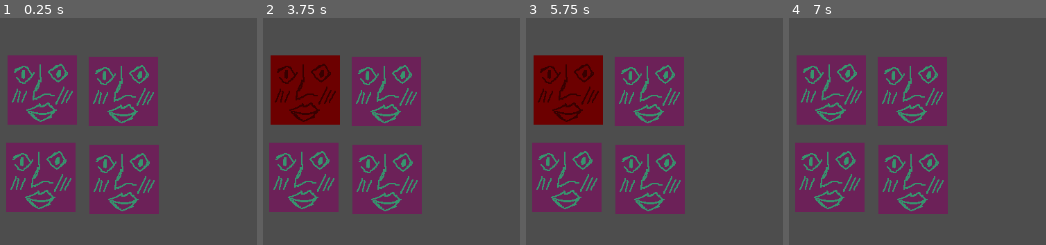
Above: before the commit, frames 1-4 (left to right).
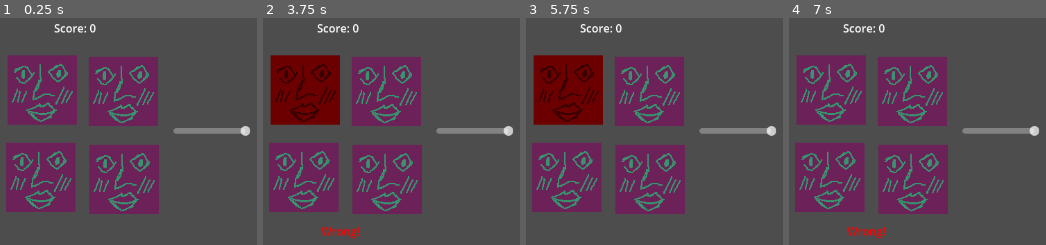
Above: after the commit, the same moments.

Repository: Tejuay/music-game
Game: Godot game, scene res://Main.tscn
Same seed, same stepped clock (60 frames per second), same inputs: the game is played once before the commit and once after it.
Inputs (mouse positions are in pixels of both pictures, inside the frame that each line leads up to):
- Up to frame 1 (0.25 s): no input
- Up to frame 2 (3.75 s): click (386, 179) at 0.5 s; click (304, 90) at 1.25 s; click (304, 176) at 2 s; click (386, 90) at 2.75 s; click (386, 179) at 3.5 s
- Up to frame 3 (5.75 s): click (567, 90) at 4.25 s; click (567, 176) at 5 s
- Up to frame 4 (7 s): click (912, 90) at 5.75 s; click (912, 179) at 6.5 s

The runs differ from the first frame. In frame 1, 1.1% of the frame differs, in the area x 21-98%, y 2-52%; in frame 2, 1.5%, in the area x 21-98%, y 2-98%; in frame 3, 1.1%; in frame 4, 1.5%.

Commit message:
I added slider, score and player feedback text !

Diff:
--- a/music-game/Main.tscn
+++ b/music-game/Main.tscn
@@ -1,8 +1,9 @@
-[gd_scene load_steps=4 format=3 uid="uid://d2cu23j2o2oy3"]
+[gd_scene load_steps=5 format=3 uid="uid://d2cu23j2o2oy3"]
 
 [ext_resource type="Script" path="res://Musicgame.gd" id="1_pt1eu"]
 [ext_resource type="Texture2D" uid="uid://bjgt68uswdsf4" path="res://art/Button 1 (off).png" id="3_qghvq"]
 [ext_resource type="Texture2D" uid="uid://bm0x8kp3uty4l" path="res://art/Button 1 (on).png" id="4_soxk4"]
+[ext_resource type="PackedScene" uid="uid://cv4optxlb6kjm" path="res://Volumeslider.tscn" id="4_vry1o"]
 
 [node name="Node2D" type="Node2D"]
 script = ExtResource("1_pt1eu")
@@ -38,3 +39,22 @@
 offset_bottom = 231.0
 texture_normal = ExtResource("3_qghvq")
 texture_pressed = ExtResource("4_soxk4")
+
+[node name="ScoreLabel" type="Label" parent="."]
+offset_left = 349.0
+offset_top = 78.0
+offset_right = 438.0
+offset_bottom = 112.0
+
+[node name="HSlider" parent="." instance=ExtResource("4_vry1o")]
+offset_left = 521.0
+offset_top = 229.0
+offset_right = 633.0
+offset_bottom = 248.0
+bus_name = "Master"
+
+[node name="FeedbackLabel" type="Label" parent="."]
+offset_left = 355.0
+offset_top = 371.0
+offset_right = 449.0
+offset_bottom = 396.0
--- a/music-game/Musicgame.gd
+++ b/music-game/Musicgame.gd
@@ -5,6 +5,7 @@
 @export var sounds : Array = ["Button 1.mp3", "Button 2.mp3", "Button 3.mp3", "Button 4.mp3"]  # Sound file names
 var sequence_position : int = 0
 var is_playing_sequence : bool = false  # Prevent clicking during sequence playback
+var score : int = 0  # Initialize score
 
 # Declare buttons with onready to connect them when the scene is ready
 @onready var button1 : TextureButton = $'Button 1'
@@ -14,6 +15,18 @@
 
 # Texture for when the button is pressed (assign this in the editor)
 @export var pressed_texture : Texture
+
+# Normal textures for each button (assign in the editor)
+@onready var normal_texture1 : Texture = button1.texture_normal
+@onready var normal_texture2 : Texture = button2.texture_normal
+@onready var normal_texture3 : Texture = button3.texture_normal
+@onready var normal_texture4 : Texture = button4.texture_normal
+
+# Label node to display score
+@onready var score_label : Label = $'ScoreLabel'
+
+# Feedback Label for showing correct/wrong messages
+@onready var feedback_label : Label = $'FeedbackLabel'
 
 func _ready():
 	# Connect button signals with the index using bind() instead of directly passing an array
@@ -25,6 +38,12 @@
 	# Generate the first sequence
 	generate_sequence(3)  # Starting with a sequence of 3 sounds
 	play_sequence()
+
+	# Update the score display
+	update_score_label()
+
+	# Initially hide the feedback label
+	feedback_label.visible = false
 
 # Generate a random sequence of indices
 func generate_sequence(length : int) -> void:
@@ -52,19 +71,24 @@
 
 	is_playing_sequence = false  # Allow user to interact after the sequence is played
 
-# Flash button when sound plays (using color modulation instead of texture change)
+# Flash button when sound plays (set pressed texture for a short time)
 func flash_button(button : TextureButton) -> void:
-	# Store the original color (normal state)
-	var original_modulate = button.modulate
+	# Store the original texture (normal state)
+	var original_texture = button.texture_normal
+	var original_pressed_texture = button.texture_pressed
 
-	# Set the button's color to a bright color for flashing effect
-	button.modulate = Color(1, 0, 0)  # Flash with red color
+	# Change the button color to flash it (modulate) to red
+	button.modulate = Color(1, 0, 0)  # Change to red
 
-	# Wait for a short time before returning to the original color
+	# Wait for a short time before returning to the original texture
 	await get_tree().create_timer(0.2).timeout
 
-	# Reset the color back to the original color
-	button.modulate = original_modulate
+	# Reset the button color back to normal (remove red flash)
+	button.modulate = Color(1, 1, 1)  # Reset to normal (white)
+
+	# Reset the texture to the normal texture after flashing
+	button.texture_normal = original_texture
+	button.texture_pressed = original_pressed_texture
 
 # Handle button clicks
 func _on_button_pressed(button_index : int) -> void:
@@ -75,12 +99,32 @@
 	if button_index == sound_sequence[sequence_position]:
 		sequence_position += 1
 		if sequence_position == sound_sequence.size():
-			# Player completed the sequence correctly, increase sequence length
+			# Player completed the sequence correctly, increase score and sequence length
+			score += 10  # Increase score by 10 (adjust as needed)
 			print("Correct! Moving to the next round.")
+			display_feedback("Correct!", Color(0, 1, 0))  # Green for correct
 			generate_sequence(sound_sequence.size() + 1)
 			play_sequence()
+			update_score_label()  # Update the score display
 	else:
 		# Player made a mistake, reset sequence and start over
 		print("Wrong! Try again.")
+		display_feedback("Wrong!", Color(1, 0, 0))  # Red for wrong
 		sequence_position = 0
 		play_sequence()
+		update_score_label()  # Update the score display even on mistakes
+
+# Function to update the score label
+func update_score_label() -> void:
+	score_label.text = "Score: " + str(score)
+
+# Function to show feedback text
+func display_feedback(message: String, color: Color) -> void:
+	# Update the text and set the color
+	feedback_label.text = message
+	feedback_label.modulate = color  # Set text color based on correct/incorrect
+	feedback_label.visible = true  # Show the feedback
+
+	# Hide the feedback after a short time
+	await get_tree().create_timer(1.0).timeout  # Wait for 1 second
+	feedback_label.visible = false  # Hide it again
--- /dev/null
+++ b/music-game/Volume Slider.gd
@@ -0,0 +1,20 @@
+extends HSlider
+
+@export
+var bus_name: String
+
+var bus_index: int
+
+func _ready() -> void:
+	bus_index = AudioServer.get_bus_index(bus_name)
+	value_changed.connect(_on_value_changed)
+
+	value = db_to_linear(
+		AudioServer.get_bus_volume_db(bus_index)
+	)
+
+func _on_value_changed(value: float) -> void:
+	AudioServer.set_bus_volume_db(
+		bus_index,
+		linear_to_db(value)
+	)
--- /dev/null
+++ b/music-game/Volumeslider.tscn
@@ -0,0 +1,10 @@
+[gd_scene load_steps=2 format=3 uid="uid://cv4optxlb6kjm"]
+
+[ext_resource type="Script" path="res://Volume Slider.gd" id="1_i63t1"]
+
+[node name="HSlider" type="HSlider"]
+offset_right = 112.0
+offset_bottom = 19.0
+max_value = 1.0
+step = 0.001
+script = ExtResource("1_i63t1")
--- /dev/null
+++ b/music-game/default_bus_layout.tres
@@ -0,0 +1,4 @@
+[gd_resource type="AudioBusLayout" format=3 uid="uid://d0fyjsb82cvr4"]
+
+[resource]
+bus/0/volume_db = 1.25825
--- /dev/null
+++ b/music-game/volumecontrol.tscn
@@ -0,0 +1,9 @@
+[gd_scene format=3 uid="uid://ug4q066bb7ea"]
+
+[node name="Control" type="Control"]
+layout_mode = 3
+anchors_preset = 15
+anchor_right = 1.0
+anchor_bottom = 1.0
+grow_horizontal = 2
+grow_vertical = 2
Not shown, added: music-game/sounds/Background music.mp3.import
Not shown, added: music-game/sounds/Background music.mp3
